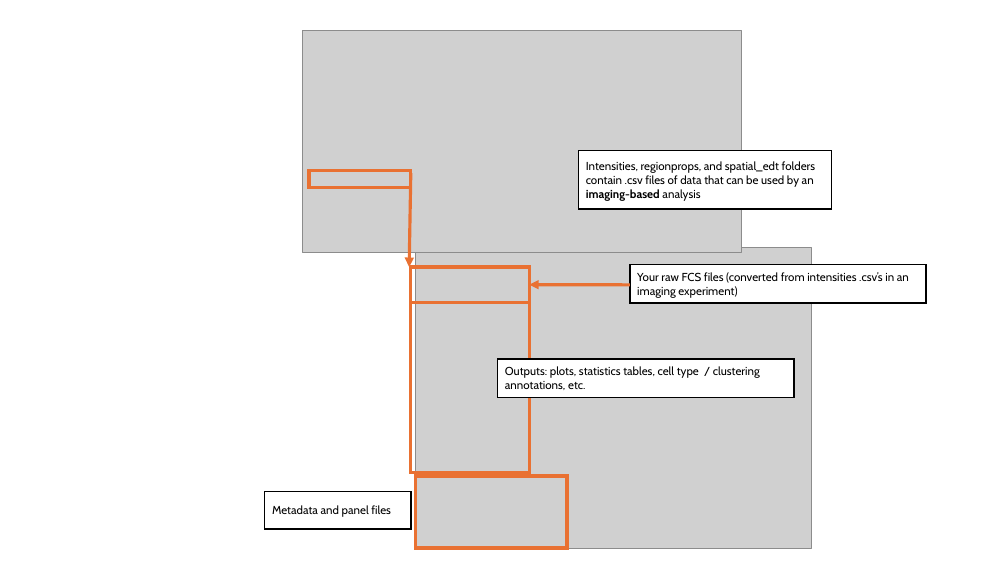
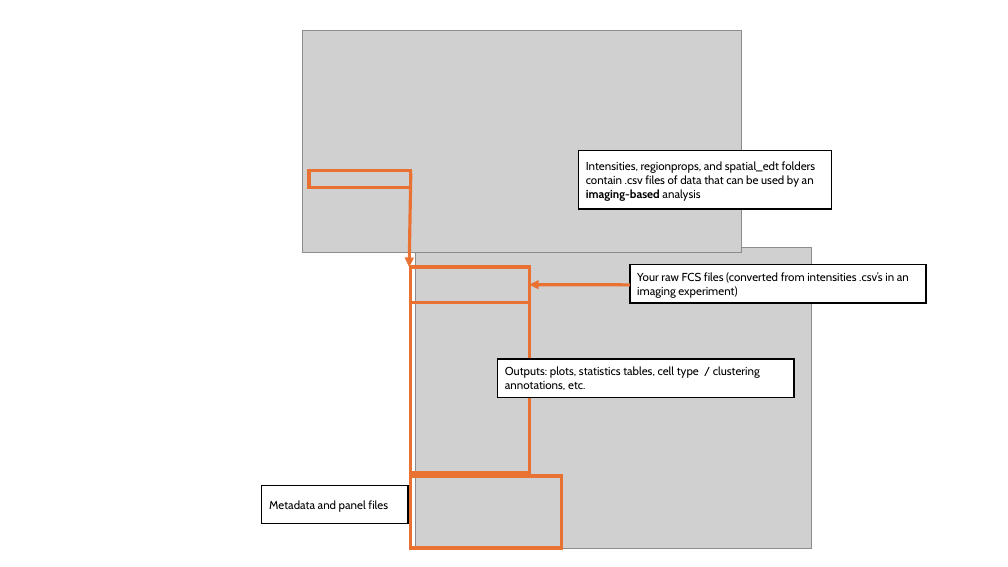
Before and after one commit to BenCaiello/PalmettoBUG, a slide deck: slide 3 of docs/source/odt_docs/image_development_slides/advanced_dev.odp. Drawn at 1008x567 pixels with LibreOffice and Linux fonts; fonts in the diff are those of the drawing; grey boxes stand for pictures. Boxes give left, top, right and bottom in pixels: in the first picture for what was removed or moved away, otherwise in the second. Text is boxed around its words. In the diff, an @@ line names an element or a change of style, - is before the commit and + after.

```diff
--- a/docs/source/odt_docs/image_development_slides/advanced_dev.odp
+++ b/docs/source/odt_docs/image_development_slides/advanced_dev.odp
@@ freeform shape: place and size @@
-freeform shape at <box>416,476,567,548</box>
+freeform shape at <box>411,476,562,548</box>
@@ freeform shape "Metadata and panel files": place and size @@
-freeform shape "Metadata and panel files" at <box>265,492,411,529</box>
+freeform shape "Metadata and panel files" at <box>262,485,408,523</box>
```
Also in this commit, not shown: 2 other slides changed, 2 other files.
